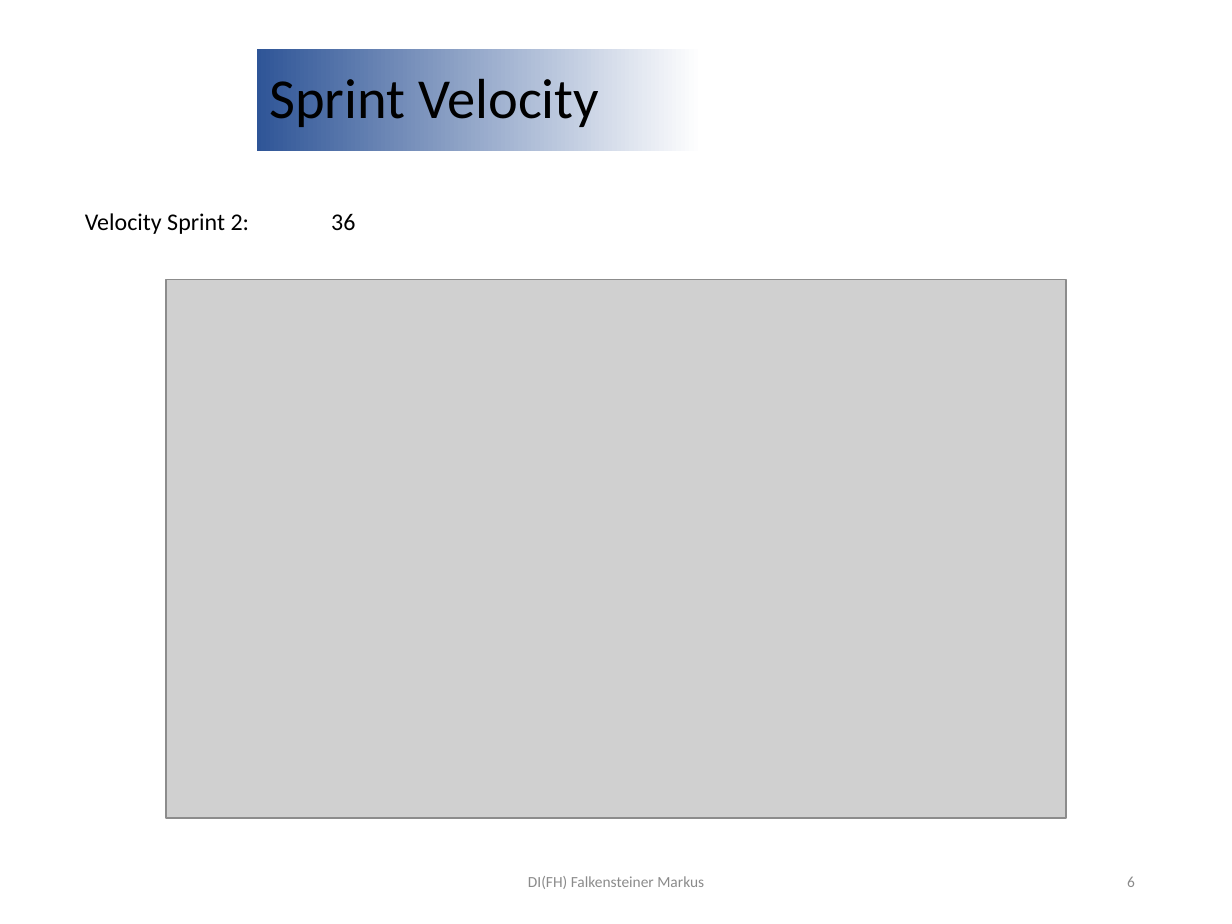
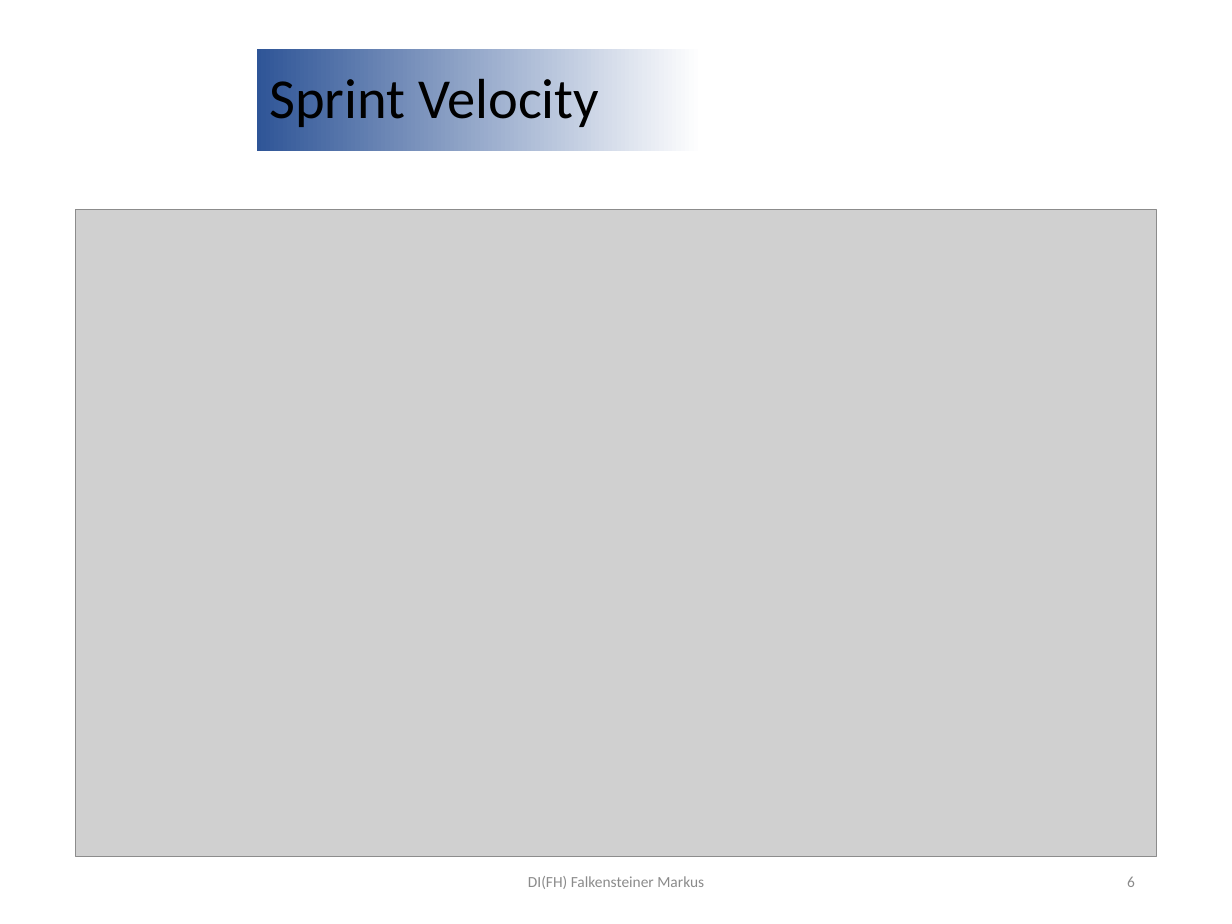
Before and after one commit to DavareDavare/T1_TableCast, a slide deck: slide 6 of Scrum_Unterlagen/Reviews/Sprint02_Review.pptx. Drawn at 1232x924 pixels with LibreOffice and Linux fonts; fonts in the diff are those of the drawing; grey boxes stand for pictures; background and template pictures are left out. Boxes give left, top, right and bottom in pixels: in the first picture for what was removed or moved away, otherwise in the second. Text is boxed around its words. In the diff, an @@ line names an element or a change of style, - is before the commit and + after.

Commit message:
Sprint2 Update

```diff
--- a/Scrum_Unterlagen/Reviews/Sprint02_Review.pptx
+++ b/Scrum_Unterlagen/Reviews/Sprint02_Review.pptx
@@ picture: place and size @@
-picture at box(166, 280, 1066, 818)
+picture at box(75, 209, 1156, 856)
@@ text removed at box(85, 213, 355, 234) @@
-Velocity Sprint 2: 36
```
Also in this commit, not shown: 2 other slides changed, 4 slides added, 1 other file.
